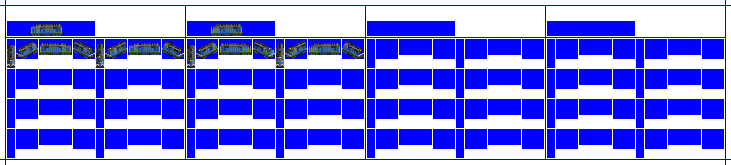
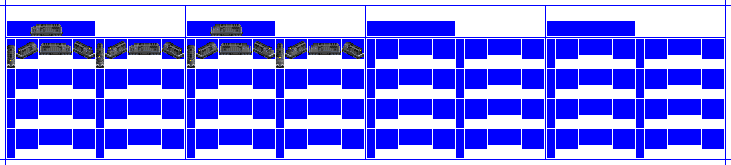
Layers edited between the first and the second w=731, h=165 image:
renamed "Black copy" to "CC2 copy", hid it, painted on it over [7,27,364,65]
showed "Black", painted on it over [7,27,364,65]
showed "CC1", painted on it over [7,27,364,65]
